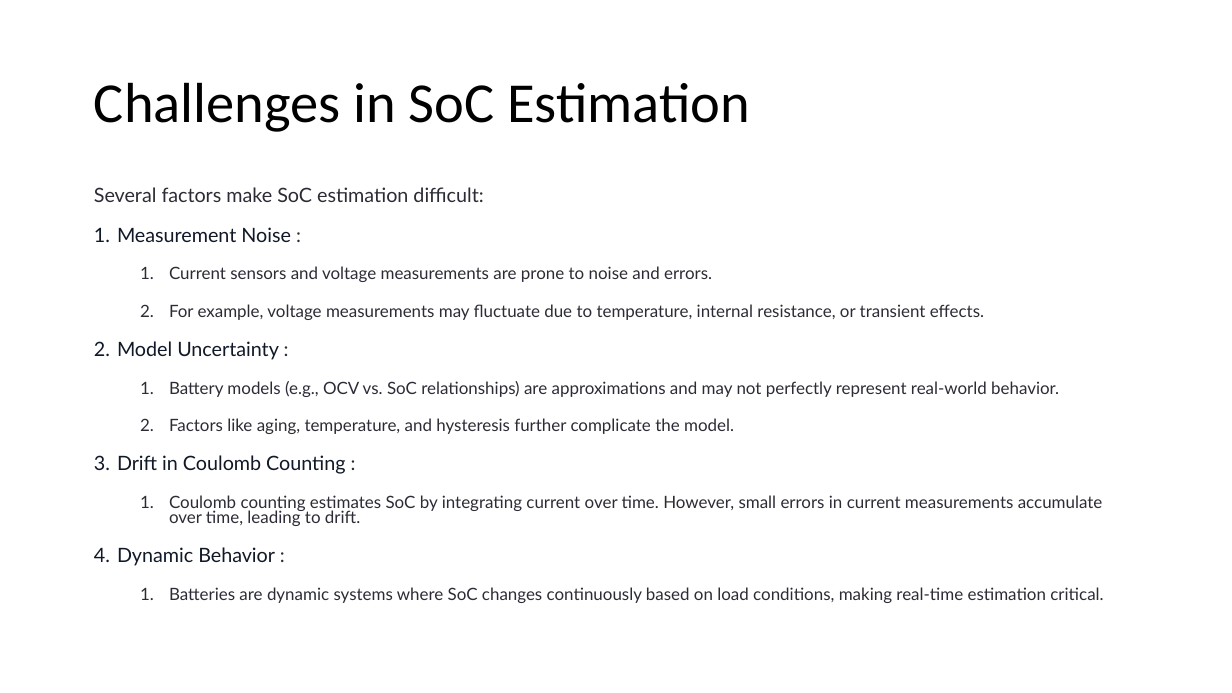
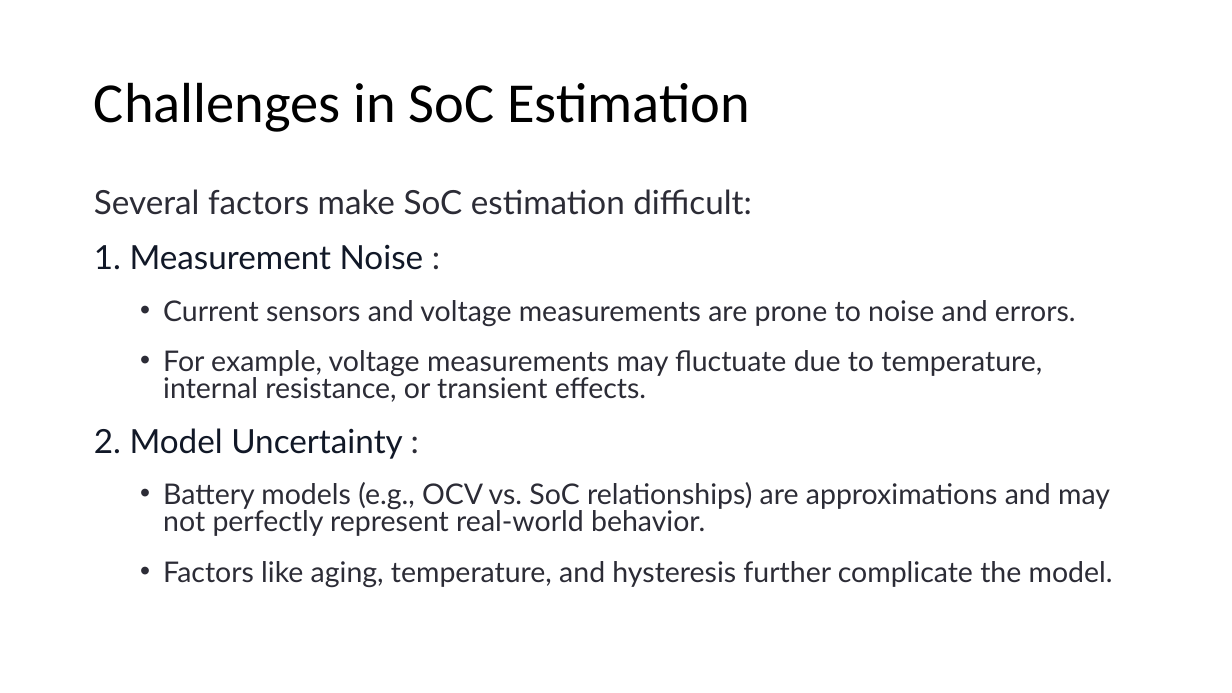
Before and after one commit to DrHammerhead/SoC-estimation, a slide deck: slide 4 of SoC Estimation.pptx. Drawn at 1232x693 pixels with LibreOffice and Linux fonts; fonts in the diff are those of the drawing. Boxes give left, top, right and bottom in pixels: in the first picture for what was removed or moved away, otherwise in the second. Text is boxed around its words. In the diff, an @@ line names an element or a change of style, - is before the commit and + after.

Commit message:
pptx updated

```diff
--- a/SoC Estimation.pptx
+++ b/SoC Estimation.pptx
@@ text "Several factors make SoC estimation ..." at (x1=94, y1=189, x2=1113, y2=587): size 15.4 to 25.9 pt in "Several factors make SoC estimation difficult:", "Measurement Noise :", "Model Uncertainty :"; size 13.2 to 22.2 pt in "Current sensors and voltage measurements are prone ...", "For example, voltage measurements may fluctuate due ...", "Battery models (e.g., OCV vs. SoC relationships) ...", "Factors like aging, temperature, and hysteresis further ..."; line spacing 0.7 to 0.8; bullet 1. to • @@
@@ text at (x1=117, y1=455, x2=1103, y2=603): paragraphs removed @@
-3. Drift in Coulomb Counting :
-  1. Coulomb counting estimates SoC by integrating current over time. However, small errors in current measurements accumulate over time, leading to drift.
-4. Dynamic Behavior :
-  1. Batteries are dynamic systems where SoC changes continuously based on load conditions, making real-time estimation critical.
```
Also in this commit, not shown: 7 other slides changed, 30 slides added.
